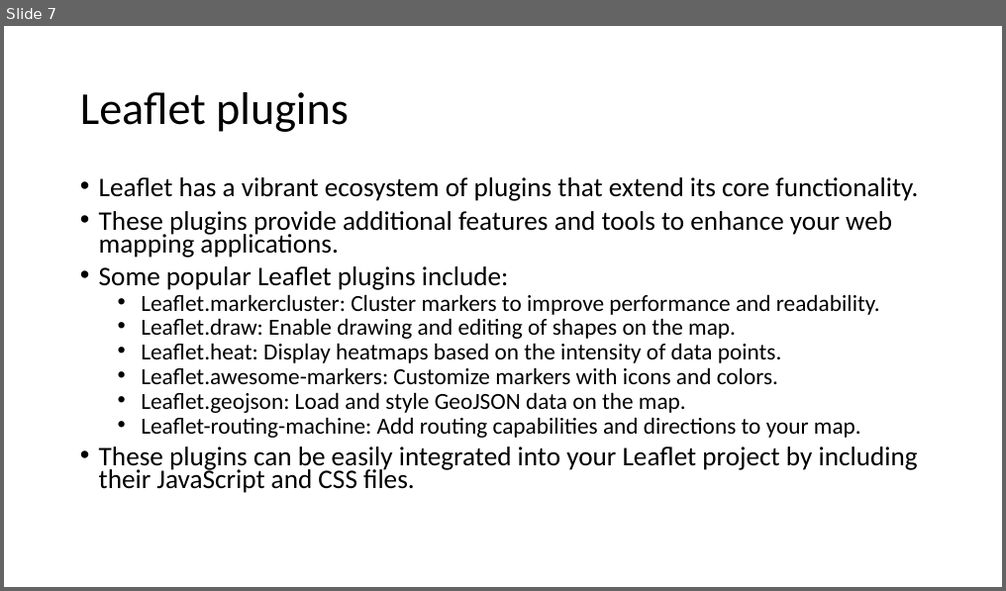
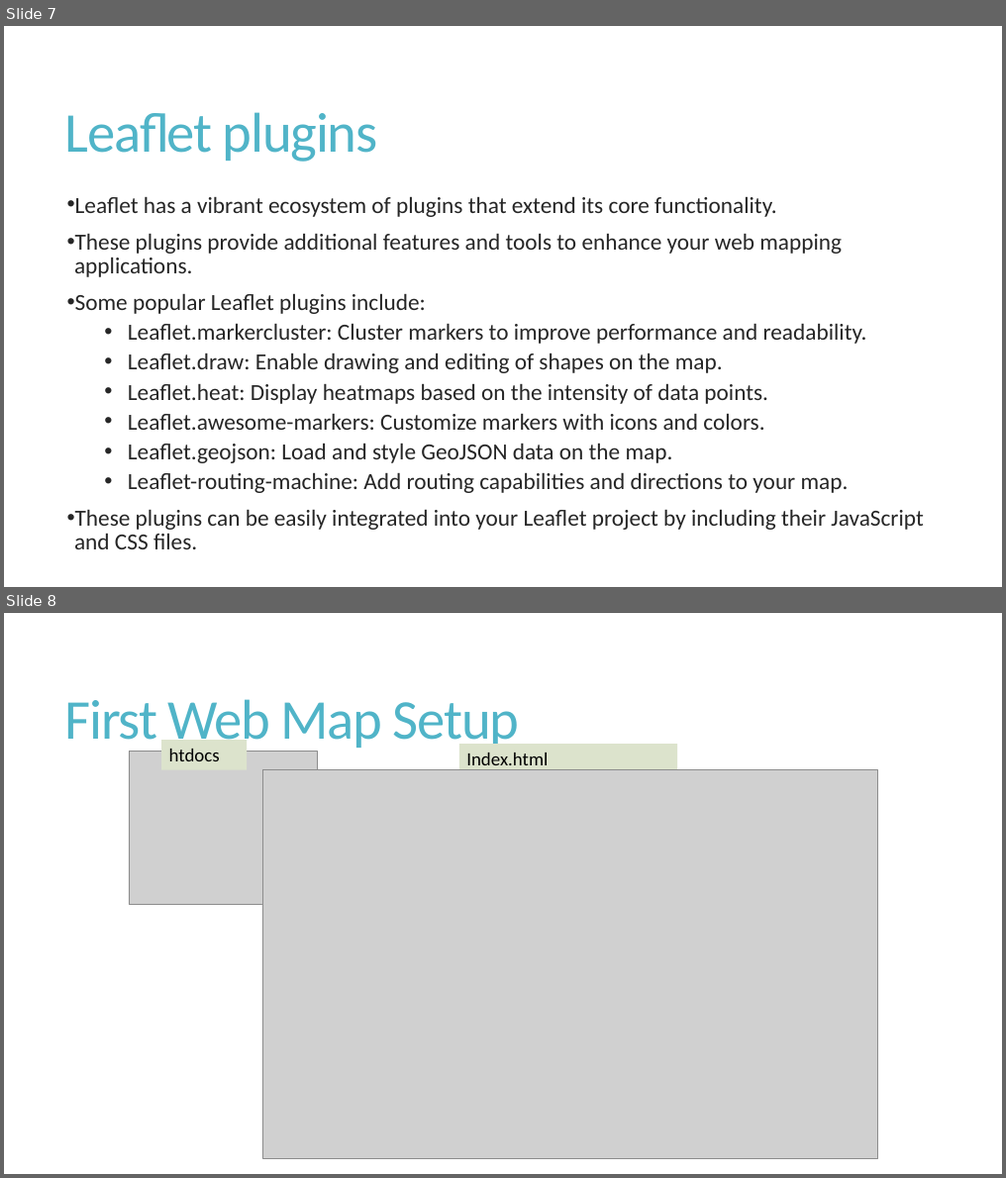
Before and after one commit to dashappgeo/geowebapp, a slide deck: L06_IntroductionToWebMappingWIthLeaflet.pptx. Shown one above the other, each under a label of ours: slide 7 before the commit, slides 7 and 8 after it. The pictures are 1006x591 and 1006x1178 pixels, drawn with LibreOffice and Linux fonts; fonts in the diff are those of the drawing; grey boxes stand for pictures. Boxes give left, top, right and bottom in pixels: in the first picture for what was removed or moved away, otherwise in the second. Text is boxed around its words. In the diff, an @@ line names an element or a change of style, - is before the commit and + after.

```diff
--- a/L06_IntroductionToWebMappingWIthLeaflet.pptx
+++ b/L06_IntroductionToWebMappingWIthLeaflet.pptx
@@ slide 8 added at (4, 613, 1002, 1174), background #FFFFFF @@
@@ title added at (65, 699, 519, 752), 54 pt, text #50B4C8 @@
+First Web Map Setup
@@ picture added at (129, 752, 318, 905) @@
@@ rectangle added at (162, 740, 248, 769), fill #DCE3CC, 18 pt, text #000000 @@
+htdocs
@@ rectangle added at (459, 744, 677, 774), fill #DCE3CC, 18 pt, text #000000 @@
+Index.html
@@ picture added at (262, 770, 877, 1158) @@
@@ slide 7 changed as well @@
@@ title "Leaflet plugins": place and size @@
-title "Leaflet plugins" at (80, 92, 349, 132)
+title "Leaflet plugins" at (65, 112, 378, 162)
@@ title "Leaflet plugins" at (65, 112, 378, 162): size 44 to 54 pt, text colour #000000 to #50B4C8, letter spacing 0 to -1.2 pt; line spacing 0.9 to 0.85 @@
@@ text "Leaflet has a vibrant ecosystem ...": place and size @@
-text "Leaflet has a vibrant ecosystem ..." at (99, 177, 918, 493)
+text "Leaflet has a vibrant ecosystem ..." at (74, 196, 923, 550)
@@ text "Leaflet has a vibrant ecosystem ..." at (74, 196, 923, 550): size 25.9 to 22.2 pt in "Leaflet has a vibrant ecosystem of plugins ...", "These plugins provide additional features and tools ...", "Some popular Leaflet plugins include:", "These plugins can be easily integrated into ..."; text colour #000000 to #262626; indent changed; line spacing 0.7 to 0.85; more space between paragraphs @@
```
Also in this commit, not shown: 7 other slides changed, 1 other slide added, 4 other files.
